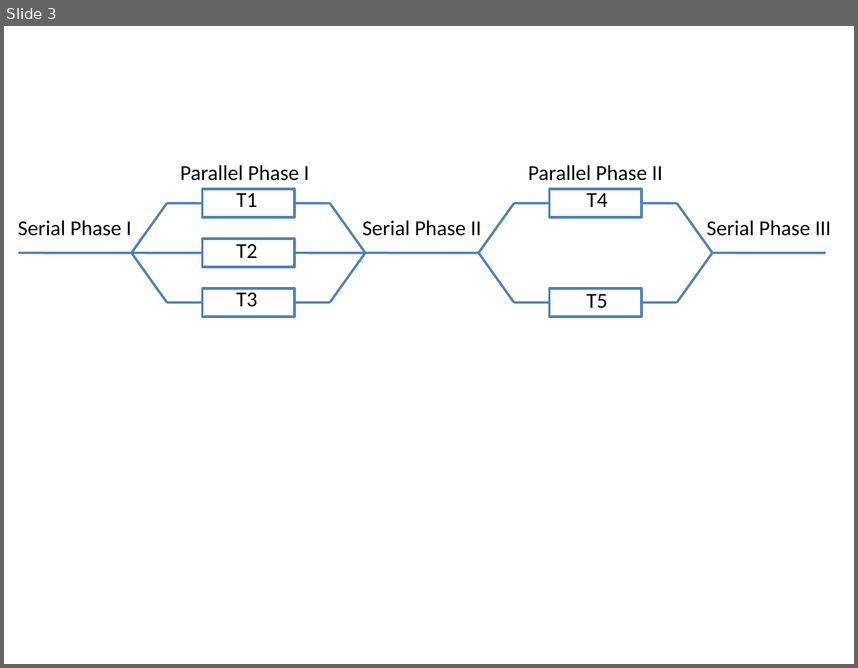
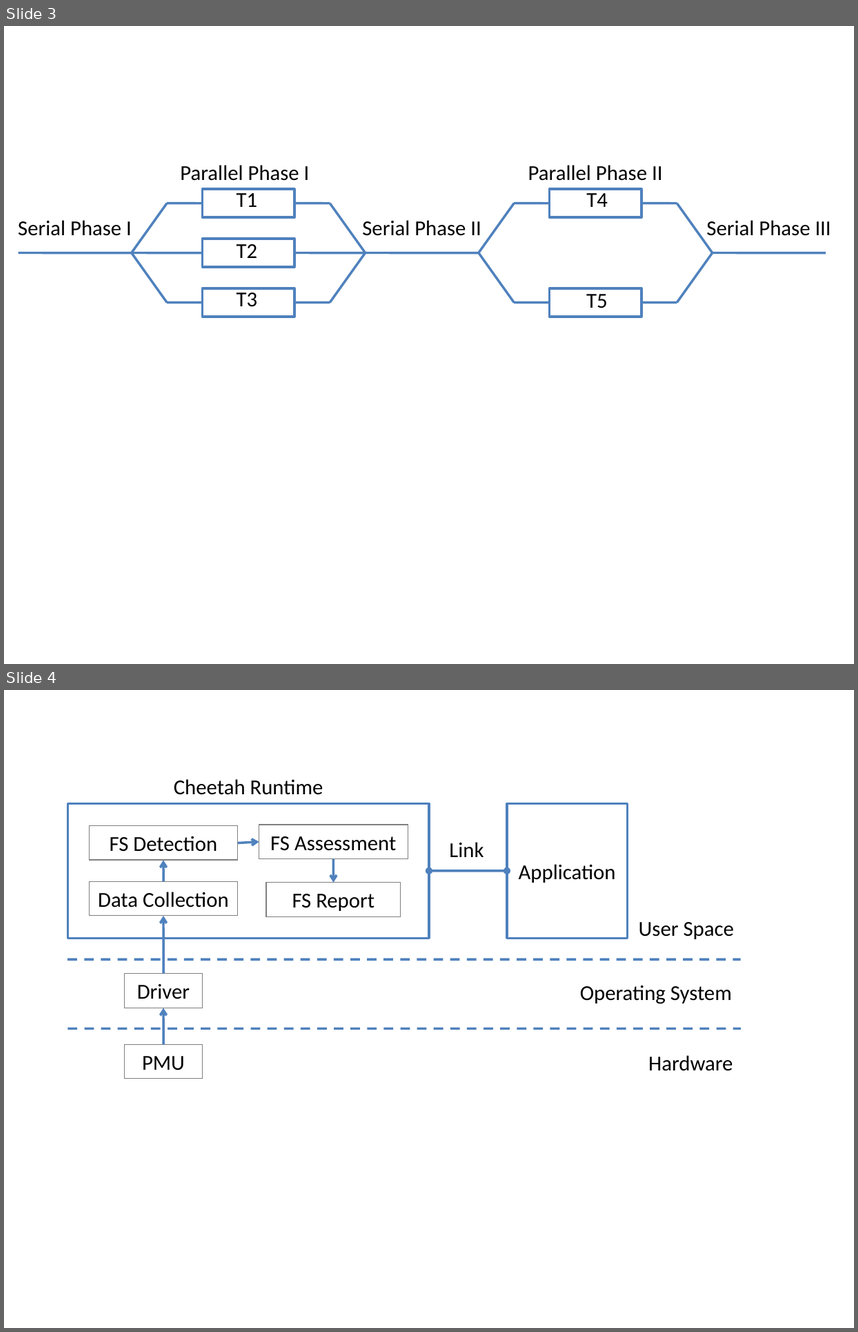
Before and after one commit to UTSASRG/Cheetah, a slide deck: figure/Figure2.ppt. Shown one above the other, each under a label of ours: slide 3 before the commit, slides 3 and 4 after it. The pictures are 858x668 and 858x1332 pixels, drawn with LibreOffice and Linux fonts; fonts in the diff are those of the drawing. Boxes give left, top, right and bottom in pixels: in the first picture for what was removed or moved away, otherwise in the second. Text is boxed around its words. In the diff, an @@ line names an element or a change of style, - is before the commit and + after.

Commit message:
Adding the cheetah diagram

```diff
--- a/figure/Figure2.ppt
+++ b/figure/Figure2.ppt
@@ slide 4 added at (4, 690, 854, 1328), background #FFFFFF @@
@@ text added at (174, 779, 323, 795), 18 pt, text #000000 @@
+Cheetah Runtime
@@ rectangle added at (67, 803, 429, 938), fill #FFFFFF, outline #4F81BD 2.01 pt @@
@@ rectangle added at (507, 803, 628, 938), fill #FFFFFF, outline #4F81BD 2.01 pt @@
@@ rectangle added at (89, 826, 238, 860), outline #7F7F7F 0.74 pt, 18 pt, text #000000 @@
+FS Detection
@@ rectangle added at (259, 825, 408, 858), outline #7F7F7F 0.74 pt, 18 pt, text #000000 @@
+FS Assessment
@@ arrow added from (238, 843) to (259, 841), #4F81BD 2.01 pt @@
@@ text added at (449, 842, 484, 857), 18 pt, text #000000 @@
+Link
@@ arrow added from (164, 881) to (164, 860), #4F81BD 2.01 pt @@
@@ arrow added from (333, 859) to (334, 882), #4F81BD 2.01 pt @@
@@ double arrow added from (429, 871) to (507, 871), #4F81BD 2.01 pt @@
@@ text added at (519, 864, 616, 883), 18 pt, text #000000 @@
+Application
@@ rectangle added at (89, 881, 238, 915), outline #7F7F7F 0.74 pt, 18 pt, text #000000 @@
+Data Collection
@@ rectangle added at (266, 882, 400, 916), outline #7F7F7F 0.74 pt, 18 pt, text #000000 @@
+FS Report
@@ arrow added from (164, 973) to (164, 915), #4F81BD 2.01 pt @@
@@ text added at (639, 922, 734, 939), 18 pt, text #000000 @@
+User Space
@@ line added from (67, 960) to (741, 960), #4F81BD 2.01 pt dashed @@
@@ rectangle added at (125, 973, 203, 1007), outline #7F7F7F 0.74 pt, 18 pt, text #000000 @@
+Driver
@@ text added at (580, 985, 732, 1004), 18 pt, text #000000 @@
+Operating System
@@ arrow added from (164, 1045) to (164, 1008), #4F81BD 2.01 pt @@
@@ line added from (67, 1028) to (741, 1028), #4F81BD 2.01 pt dashed @@
@@ rectangle added at (125, 1045, 203, 1078), outline #7F7F7F 0.74 pt, 18 pt, text #000000 @@
+PMU
@@ text added at (648, 1055, 733, 1071), 18 pt, text #000000 @@
+Hardware
```
